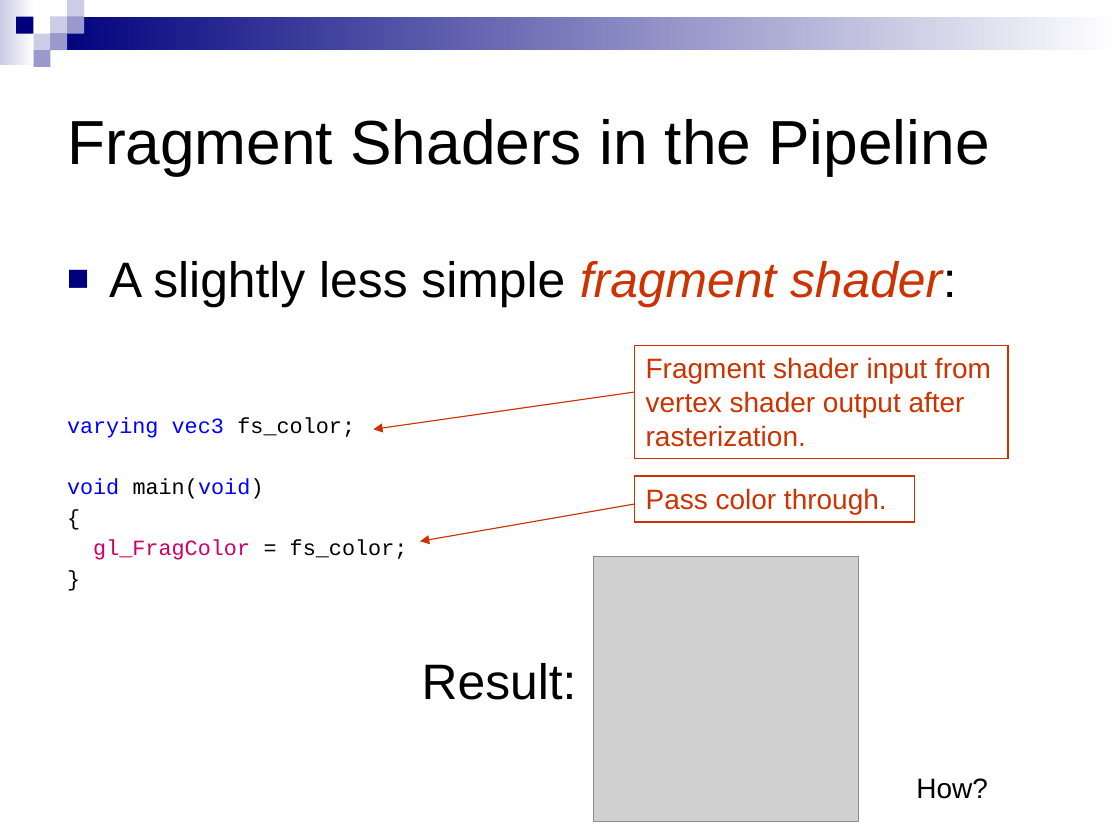
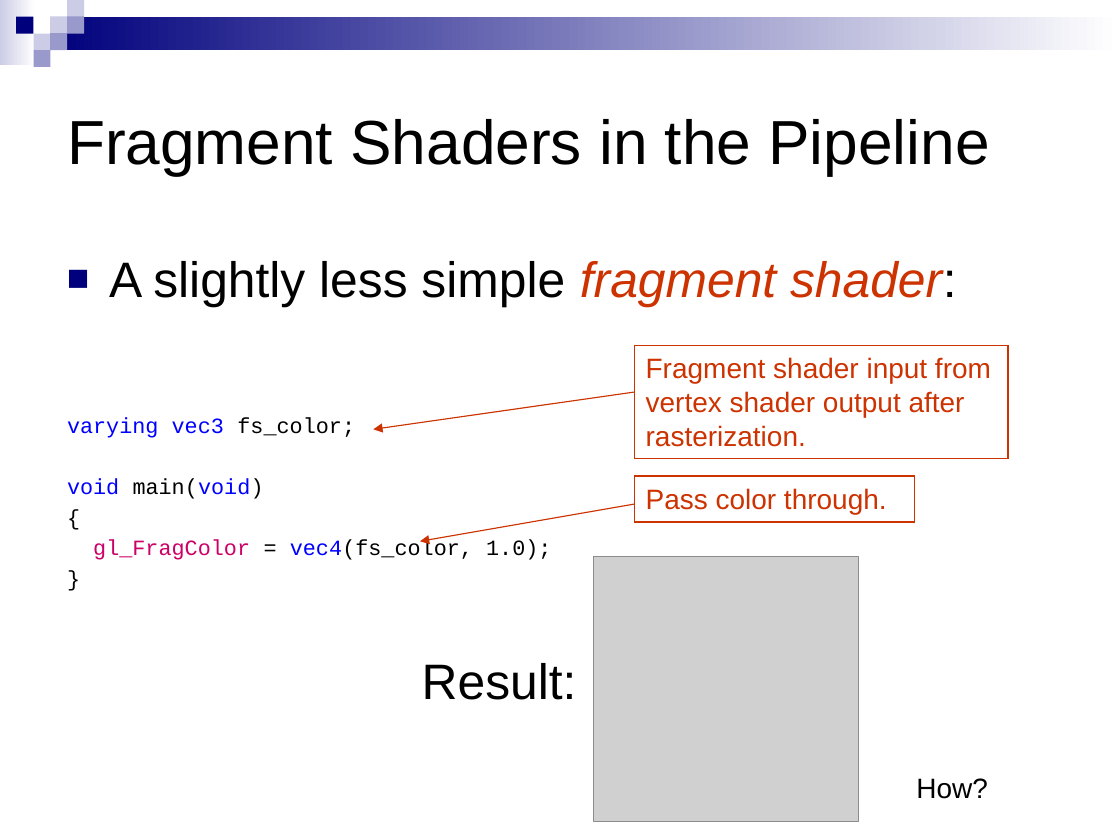
Before and after one commit to CIS565-Spring-2012/cis565-spring-2012.github.com, a slide deck: slide 23 of lectures/03-14-GLSL-Intro.pptx. Drawn at 1120x840 pixels with LibreOffice and Linux fonts; fonts in the diff are those of the drawing; grey boxes stand for pictures. Boxes give left, top, right and bottom in pixels: in the first picture for what was removed or moved away, otherwise in the second. Text is boxed around its words. In the diff, an @@ line names an element or a change of style, - is before the commit and + after.

```diff
--- a/lectures/03-14-GLSL-Intro.pptx
+++ b/lectures/03-14-GLSL-Intro.pptx
@@ text at (93,540,551,560): text changed; text colour #CC0066 to #000000 @@
-gl_FragColor = fs_color;
+gl_FragColor = vec4(fs_color, 1.0);
```
Also in this commit, not shown: 6 other slides changed, 1 other file.
